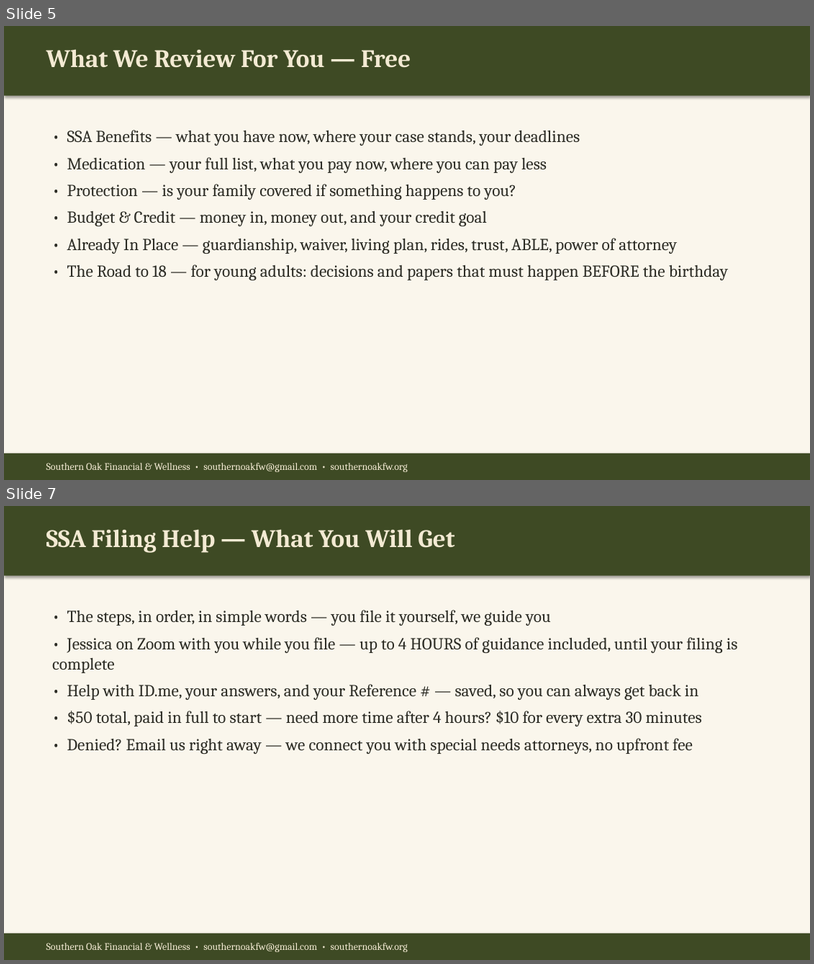
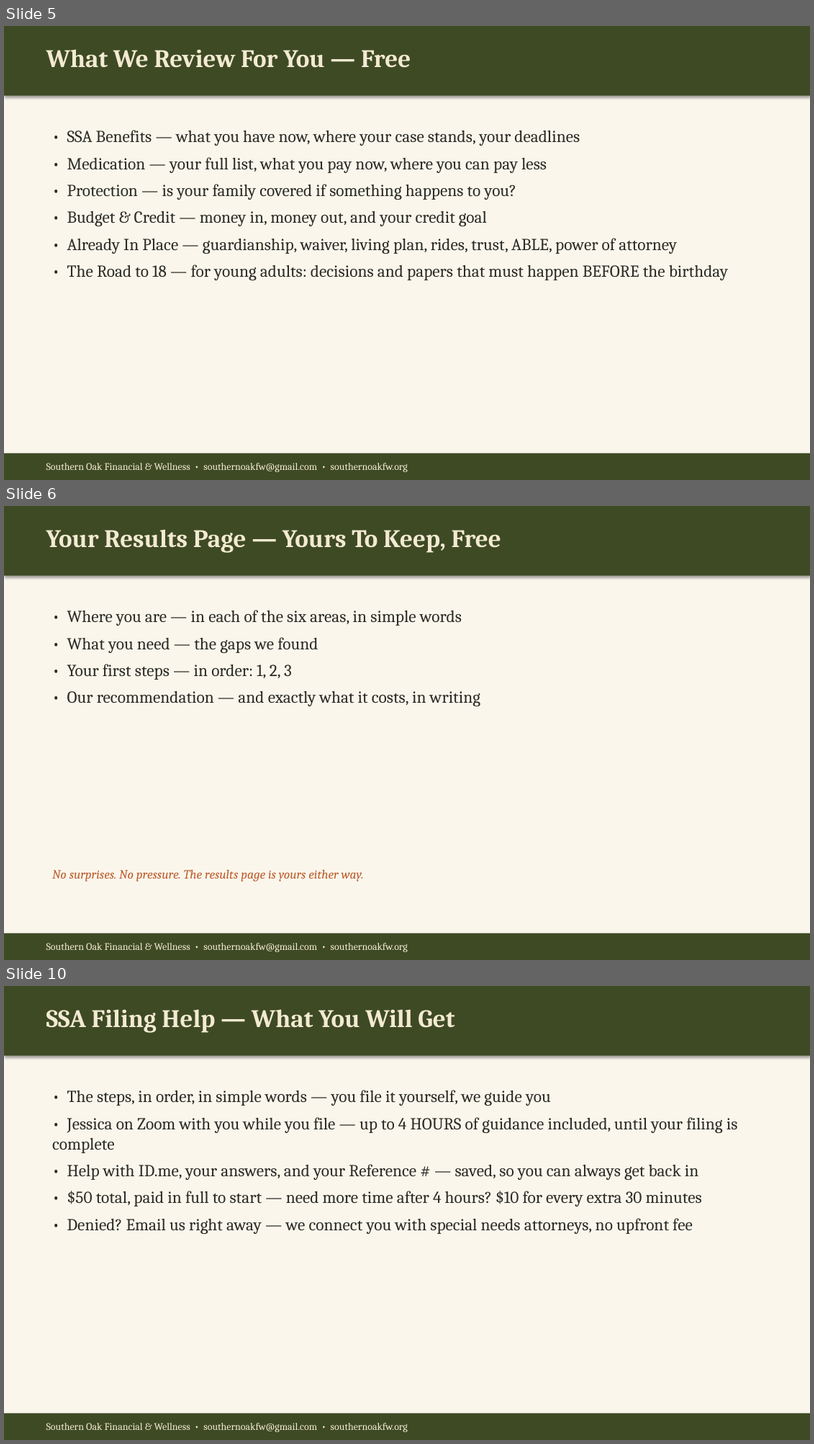
Before and after one commit to southernoakfw-ja/southernoakfw-ja.github.io, a slide deck: assets/Southern-Oak-What-We-Do.pptx. Shown one above the other, each under a label of ours: slides 5 and 7 before the commit, slides 5, 6 and 10 after it; the slides between them are not shown. The pictures are 814x964 and 814x1444 pixels, drawn with LibreOffice and Linux fonts; fonts in the diff are those of the drawing. Boxes give left, top, right and bottom in pixels: in the first picture for what was removed or moved away, otherwise in the second. Text is boxed around its words. In the diff, an @@ line names an element or a change of style, - is before the commit and + after.

Commit message:
What We Do deck — 15-minute version, one $399 package

```diff
--- a/assets/Southern-Oak-What-We-Do.pptx
+++ b/assets/Southern-Oak-What-We-Do.pptx
@@ slide 6 added at [4,506,810,960], background #FAF6EC @@
@@ rectangle added at [4,506,810,576], fill #3E4A24 @@
@@ text added at [46,529,502,553], 30 pt, text #F3EAD3, bold @@
+Your Results Page — Yours To Keep, Free
@@ text added at [67,610,481,706], 20 pt, text #2B2B24 @@
+• Where you are — in each of the six areas, in simple words
+• What you need — the gaps we found
+• Your first steps — in order: 1, 2, 3
+• Our recommendation — and exactly what it costs, in writing
@@ text added at [52,870,364,881], 15 pt, text #BC5A28, italic @@
+No surprises. No pressure. The results page is yours either way.
@@ rectangle added at [4,933,810,960], fill #3E4A24 @@
@@ text added at [46,942,408,952], 12 pt, text #F3EAD3 @@
+Southern Oak Financial & Wellness • southernoakfw@gmail.com • southernoakfw.org
@@ what was slide 7 is now slide 10 @@
```
Also in this commit, not shown: 4 slides changed, 3 other slides added.
